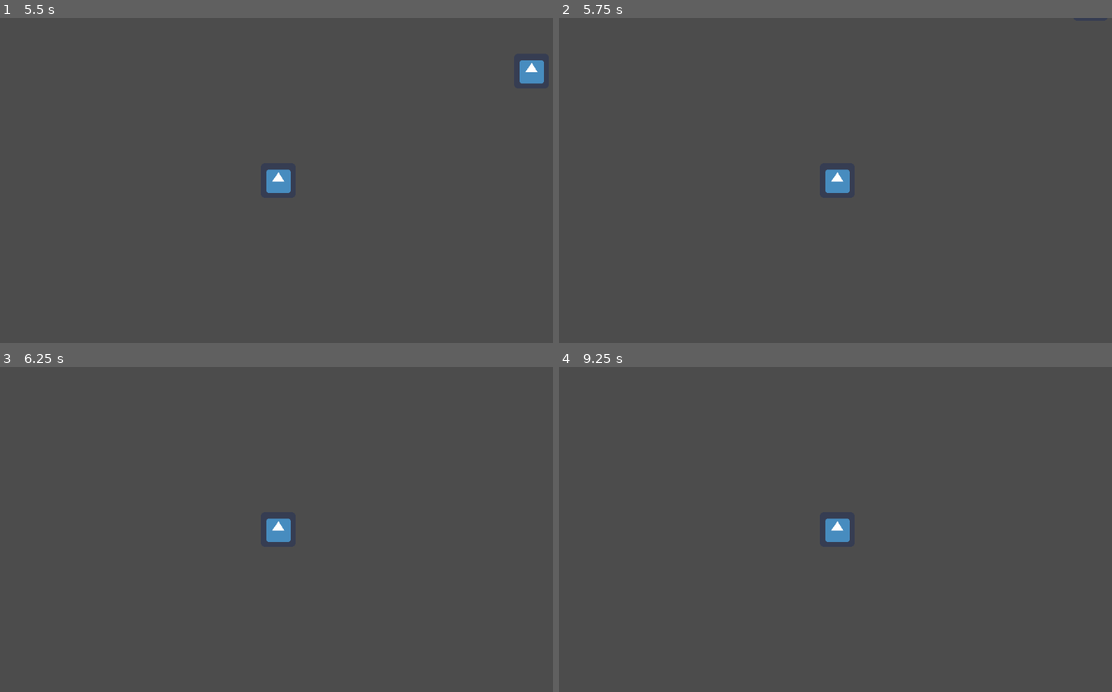
Above: before the commit, frames 1-4 (two rows, left to right).
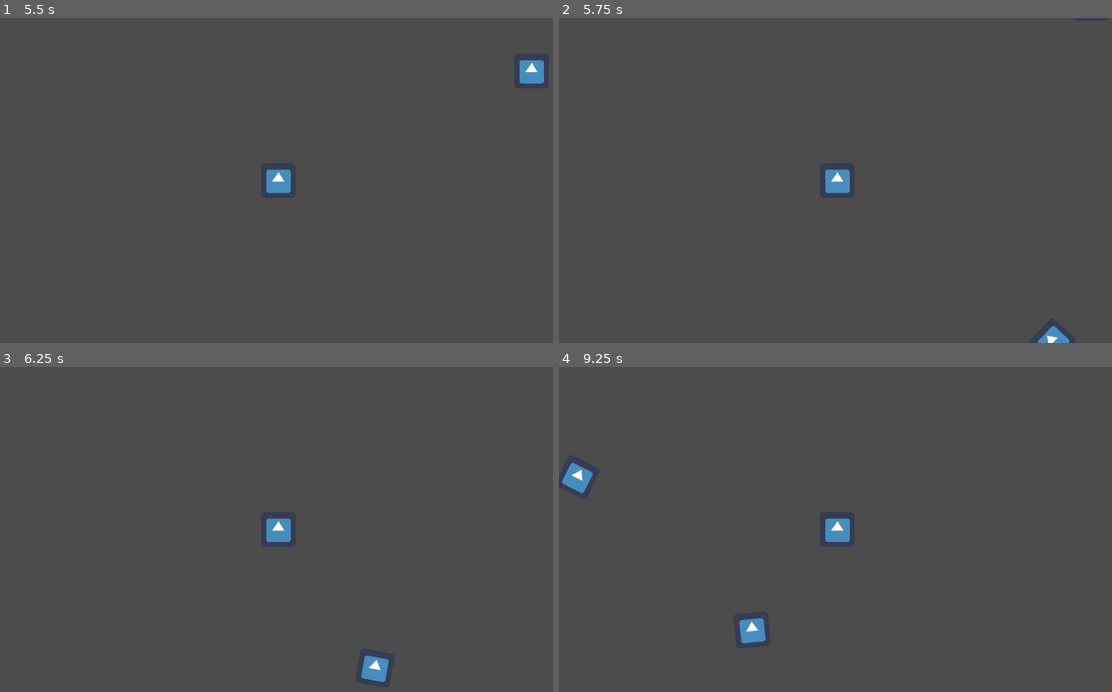
Above: after the commit, the same moments.

Repository: moisesjbc/cinco-etapas
Game: Godot game, scene res://scenes/main_scene/main_scene.tscn
Same seed, same stepped clock (60 frames per second), same inputs: the game is played once before the commit and once after it. The engine's default icon, where the game draws it, is replaced by a stand-in: a white triangle on a blue panel in a dark square.
Inputs:
- Up to frame 1 (5.5 s): tap Enter at 0.5 s; hold Right (ui_right) 0.53-1.28 s; hold Down (ui_down) 1.28-2.03 s; hold Right (ui_right) 2.03-2.78 s; tap Space at 2.75 s; hold Up (ui_up) 2.78-3.53 s; hold Left (ui_left) 3.53-5.03 s; hold Down (ui_down) from 5.03 s (still down)
- Up to frame 2 (5.75 s): keep holding Down (ui_down)
- Up to frame 3 (6.25 s): release Down (ui_down) at 5.78 s; hold Right (ui_right) from 5.78 s (still down)
- Up to frame 4 (9.25 s): release Right (ui_right) at 6.53 s; hold Up (ui_up) 6.53-7.28 s; hold Right (ui_right) 7.28-8.03 s; hold Down (ui_down) 8.03-8.78 s; hold Left (ui_left) from 8.78 s (still down)

Frame 1 is identical in both runs. In frame 2, 0.2% of the frame differs, in the area x 86-93%, y 94-100%; in frame 3, 0.3%; in frame 4, 0.7%, in the area x 0-38%, y 29-86%.

Commit message:
Added meteorite respawn

Diff:
--- a/godot-project/scenes/main_scene/main_scene.tscn
+++ b/godot-project/scenes/main_scene/main_scene.tscn
@@ -1,7 +1,8 @@
-[gd_scene load_steps=3 format=2]
+[gd_scene load_steps=4 format=2]
 
 [ext_resource path="res://icon.png" type="Texture" id=1]
 [ext_resource path="res://scenes/player/player.tscn" type="PackedScene" id=2]
+[ext_resource path="res://scenes/respawn_manager/respawn_manager.tscn" type="PackedScene" id=3]
 
 [node name="main_scene" type="Node2D"]
 
@@ -11,3 +12,9 @@
 
 [node name="player" parent="." instance=ExtResource( 2 )]
 position = Vector2( 367, 292 )
+
+[node name="camera" type="Camera2D" parent="player"]
+current = true
+
+[node name="respawn_manager" parent="player/camera" instance=ExtResource( 3 )]
+position = Vector2( -516.332, -272.758 )
--- /dev/null
+++ b/godot-project/scenes/meteorite/meteorite.gd
@@ -0,0 +1,10 @@
+extends RigidBody2D
+
+func _ready():
+	print(position)
+	var direction_vector: Vector2 = -position.normalized()
+	direction_vector.rotated(randf() * 0.3)
+
+	var intensity: float = 3
+	add_force(Vector2(0.0, 0.0), direction_vector * intensity)
+	angular_velocity = 2
--- /dev/null
+++ b/godot-project/scenes/meteorite/meteorite.tscn
@@ -0,0 +1,19 @@
+[gd_scene load_steps=4 format=2]
+
+[ext_resource path="res://icon.png" type="Texture" id=1]
+[ext_resource path="res://scenes/meteorite/meteorite.gd" type="Script" id=2]
+
+[sub_resource type="RectangleShape2D" id=1]
+extents = Vector2( 32.1087, 31.8406 )
+
+[node name="meteorite" type="RigidBody2D"]
+mass = 0.466327
+gravity_scale = 0.0
+angular_damp = 0.0
+script = ExtResource( 2 )
+
+[node name="collision_shape" type="CollisionShape2D" parent="."]
+shape = SubResource( 1 )
+
+[node name="sprite" type="Sprite" parent="."]
+texture = ExtResource( 1 )
--- a/godot-project/scenes/player/player.tscn
+++ b/godot-project/scenes/player/player.tscn
@@ -14,6 +14,3 @@
 
 [node name="sprite" type="Sprite" parent="."]
 texture = ExtResource( 1 )
-
-[node name="Camera2D" type="Camera2D" parent="."]
-current = true
--- /dev/null
+++ b/godot-project/scenes/respawn_manager/respawn_manager.gd
@@ -0,0 +1,14 @@
+extends Node2D
+
+
+onready var meteorite_scene = preload("res://scenes/meteorite/meteorite.tscn")
+
+
+func _on_meteors_timer_timeout():
+	# Set a random respawn position
+	$path/path_follow.set_offset(randi())
+
+	# Respawn the meteorite
+	var meteorite = meteorite_scene.instance()
+	meteorite.position = $path/path_follow.position
+	add_child(meteorite)
--- /dev/null
+++ b/godot-project/scenes/respawn_manager/respawn_manager.tscn
@@ -0,0 +1,23 @@
+[gd_scene load_steps=3 format=2]
+
+[ext_resource path="res://scenes/respawn_manager/respawn_manager.gd" type="Script" id=1]
+
+[sub_resource type="Curve2D" id=1]
+_data = {
+"points": PoolVector2Array( 0, 0, 0, 0, -79.5983, -85.5143, 0, 0, 0, 0, 1082.15, -69.7998, 0, 0, 0, 0, 1084.39, 660.923, 0, 0, 0, 0, -58.2715, 667.657, 0, 0, 0, 0, -76.2309, -78.7795 )
+}
+
+[node name="respawn_manager" type="Node2D"]
+script = ExtResource( 1 )
+
+[node name="path" type="Path2D" parent="."]
+curve = SubResource( 1 )
+
+[node name="path_follow" type="PathFollow2D" parent="path"]
+position = Vector2( -77.3535, -81.0241 )
+rotation = -0.011932
+
+[node name="meteors_timer" type="Timer" parent="."]
+wait_time = 3.0
+autostart = true
+[connection signal="timeout" from="meteors_timer" to="." method="_on_meteors_timer_timeout"]
